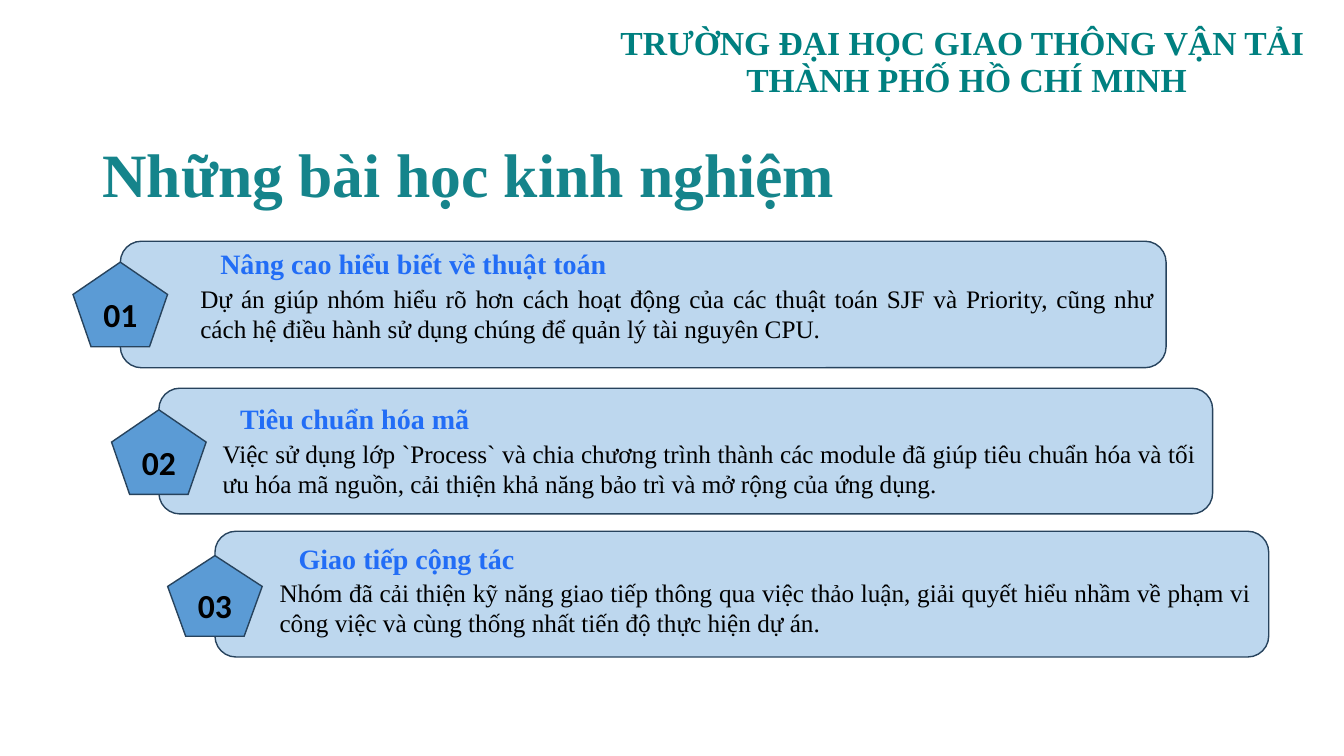
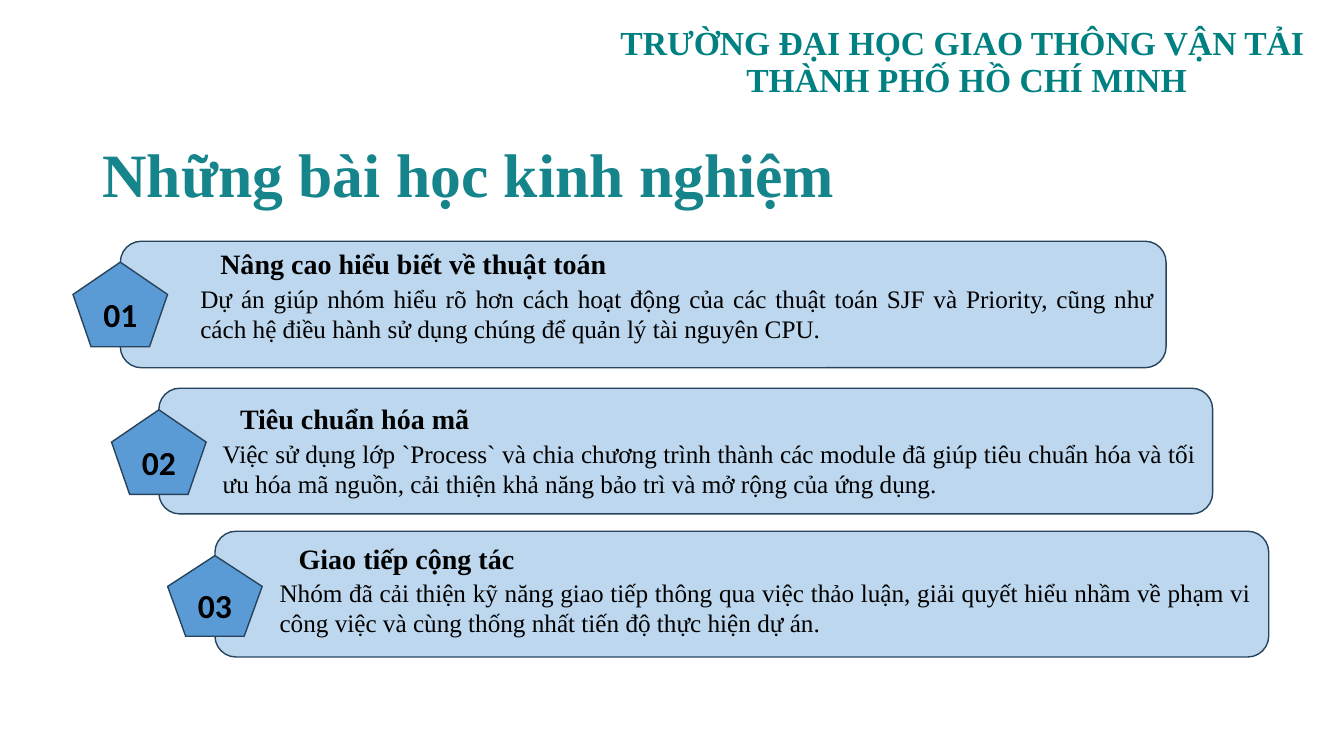
Before and after one commit to tkimngan040/OS_Group08_OS_SCH_04, a slide deck: slide 16 of PPTX/OS_SCH_04_GROUP08.pptx. Drawn at 1344x756 pixels with LibreOffice and Linux fonts; fonts in the diff are those of the drawing; background and template pictures are left out. Boxes give left, top, right and bottom in pixels: in the first picture for what was removed or moved away, otherwise in the second. Text is boxed around its words. In the diff, an @@ line names an element or a change of style, - is before the commit and + after.

```diff
--- a/PPTX/OS_SCH_04_GROUP08.pptx
+++ b/PPTX/OS_SCH_04_GROUP08.pptx
@@ text colour #226DF6 to #000000 in 3 elements at (220, 253, 606, 279), (240, 408, 469, 430), (299, 548, 514, 575) @@
```
Also in this commit, not shown: 2 other slides changed.
